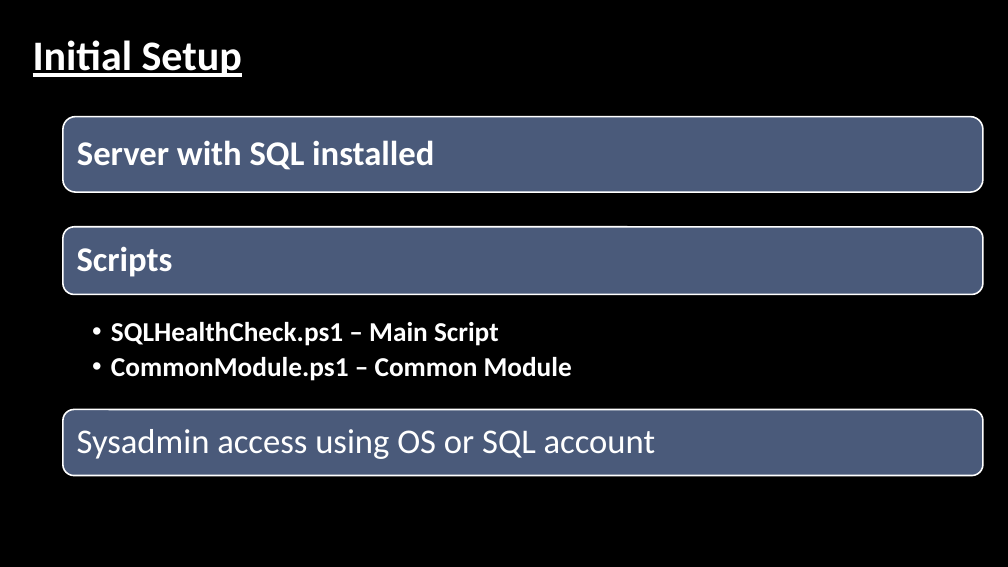
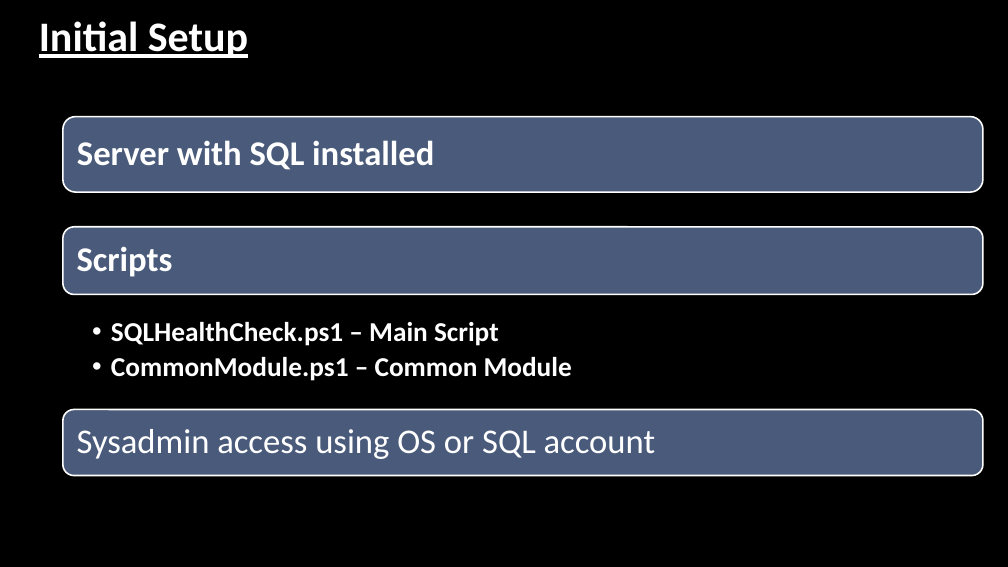
Before and after one commit to hedaprakash/SQLHealthCheck, a slide deck: slide 12 of Consolidated Essential Performance Health Check using PowerShell.pptx (slide 14 before the commit). Drawn at 1008x567 pixels with LibreOffice and Linux fonts; fonts in the diff are those of the drawing; background and template pictures are left out. Boxes give left, top, right and bottom in pixels: in the first picture for what was removed or moved away, otherwise in the second. Text is boxed around its words. In the diff, an @@ line names an element or a change of style, - is before the commit and + after.

```diff
--- a/Consolidated Essential Performance Health Check using PowerShell.pptx
+++ b/Consolidated Essential Performance Health Check using PowerShell.pptx
@@ rectangle "Initial Setup": place and size @@
-rectangle "Initial Setup" at bbox=[25, 25, 872, 69]
+rectangle "Initial Setup" at bbox=[31, 6, 878, 50]
```
Also in this commit, not shown: 12 other slides changed, 2 slides removed, 5 other files.
